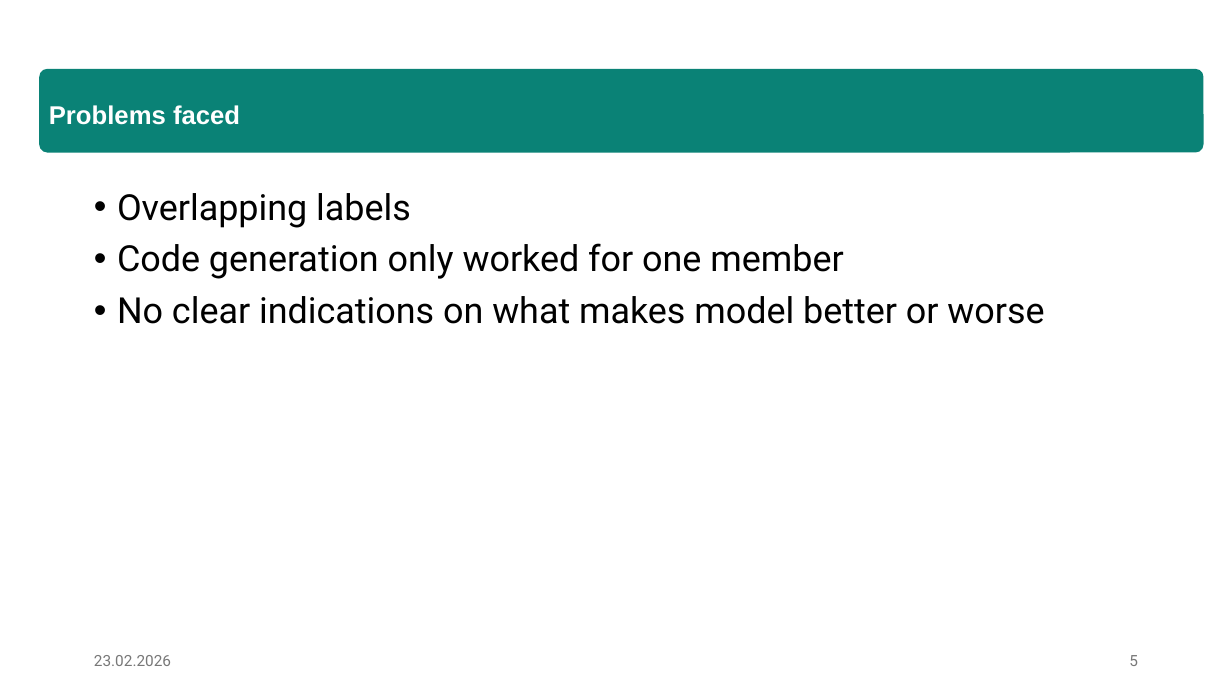
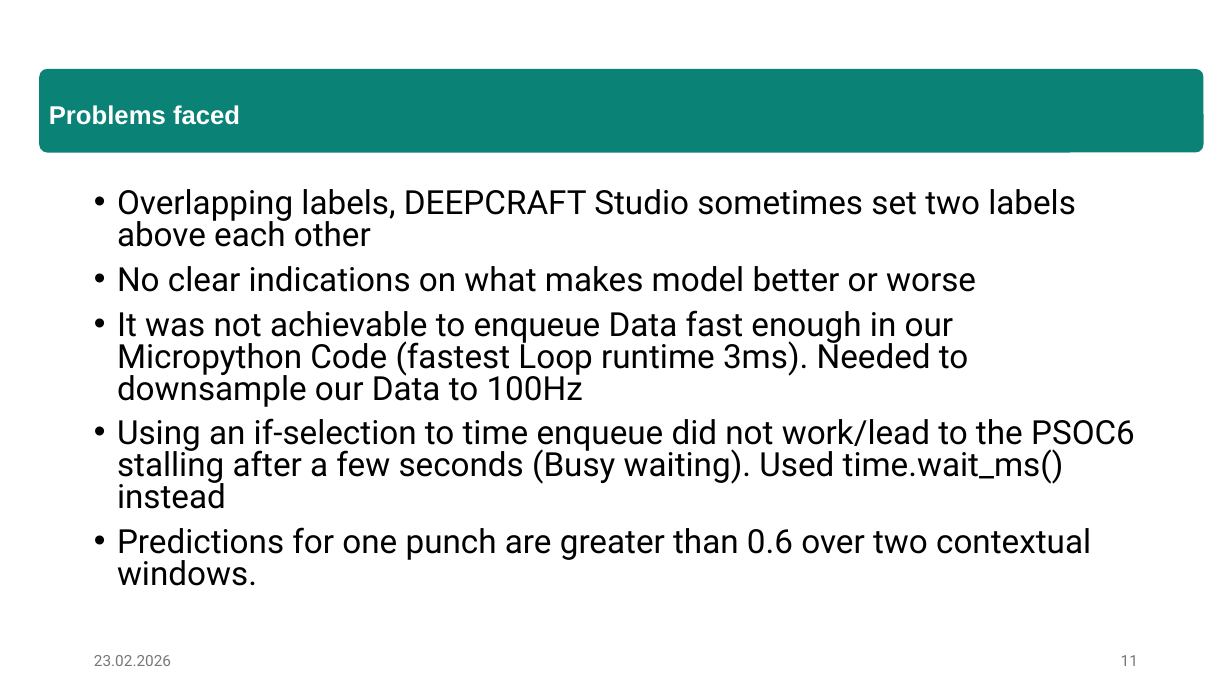
Before and after one commit to e12413440/micropython-hands-on-course, a slide deck: slide 11 of report/Präsentation.pptx (slide 5 before the commit). Drawn at 1232x693 pixels with LibreOffice and Linux fonts; fonts in the diff are those of the drawing. Boxes give left, top, right and bottom in pixels: in the first picture for what was removed or moved away, otherwise in the second. Text is boxed around its words. In the diff, an @@ line names an element or a change of style, - is before the commit and + after.

```diff
--- a/report/Präsentation.pptx
+++ b/report/Präsentation.pptx
@@ text at (117,189,1076,247): text changed; size 28 to 25.9 pt @@
-• Overlapping labels
-• Code generation only worked for one member
+• Overlapping labels, DEEPCRAFT Studio sometimes set two labels above each other
@@ text at (117,266,976,292): size 28 to 25.9 pt in "No clear indications on what makes model ..."; line spacing 0.9 to 0.8 @@
@@ text at (117,310,1135,586): paragraphs added @@
+• It was not achievable to enqueue Data fast enough in our Micropython Code (fastest Loop runtime 3ms). Needed to downsample our Data to 100Hz
+• Using an if-selection to time enqueue did not work/lead to the PSOC6 stalling after a few seconds (Busy waiting). Used time.wait_ms() instead
+• Predictions for one punch are greater than 0.6 over two contextual windows.
@@ page number at (1121,655,1138,666): text changed @@
-5
+11
```
Also in this commit, not shown: 7 other slides changed, 4 slides added.
